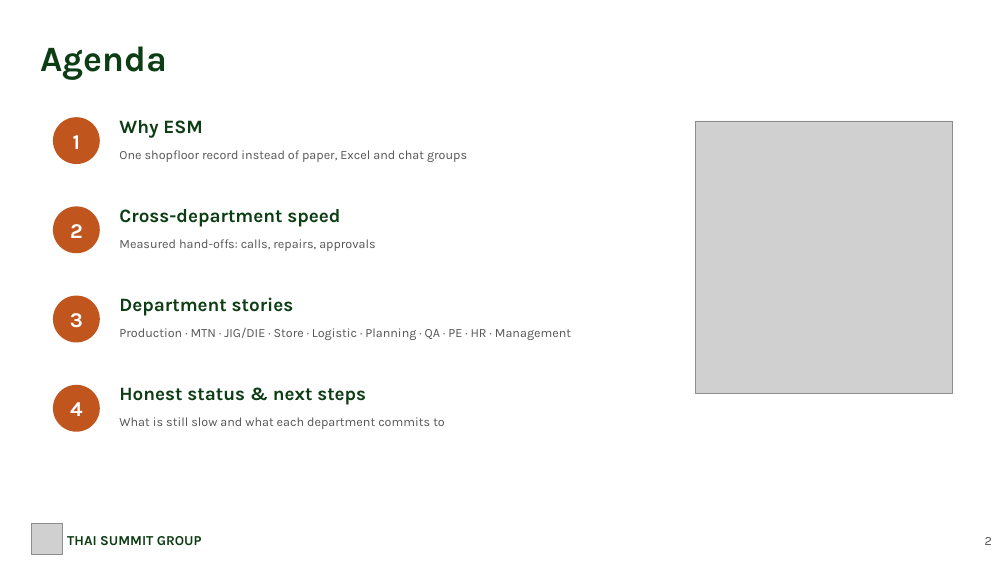
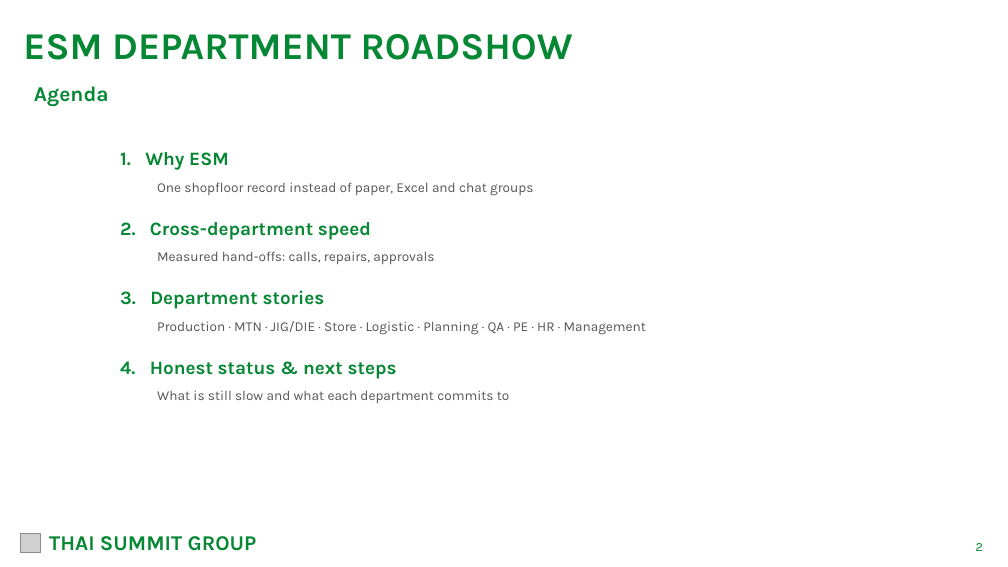
Before and after one commit to tsat4pd3-sketch/4Mmanagement, a slide deck: slide 2 of docs/meetings/TSAT_ESM_Department_Roadshow_2026-10.pptx. Drawn at 1008x567 pixels with LibreOffice and Linux fonts; fonts in the diff are those of the drawing; grey boxes stand for pictures. Boxes give left, top, right and bottom in pixels: in the first picture for what was removed or moved away, otherwise in the second. Text is boxed around its words. In the diff, an @@ line names an element or a change of style, - is before the commit and + after.

```diff
--- a/docs/meetings/TSAT_ESM_Department_Roadshow_2026-10.pptx
+++ b/docs/meetings/TSAT_ESM_Department_Roadshow_2026-10.pptx
@@ text added at (23,34,573,60), 36 pt, text #068734, bold @@
+ESM DEPARTMENT ROADSHOW
@@ text "Agenda": place and size @@
-text "Agenda" at (40,46,167,80)
+text "Agenda" at (34,86,109,106)
@@ text "Agenda" at (34,86,109,106): size 34 to 20 pt, text colour #0D3D14 to #068734; vertical alignment middle to top @@
@@ ellipse removed at (53,117,100,164) @@
@@ text removed at (73,135,80,149) @@
-1
@@ picture removed at (696,121,953,393) @@
@@ text at (120,152,229,170): text changed; text colour #0D3D14 to #068734 @@
-Why ESM
+1. Why ESM
@@ size 12 to 13 pt in 4 elements at (157,321,646,335), (157,251,434,264), (157,390,510,403), (157,182,533,196) @@
@@ text "One shopfloor record instead of ...": place and size @@
-text "One shopfloor record instead of ..." at (119,150,467,162)
+text "One shopfloor record instead of ..." at (157,182,533,196)
@@ ellipse removed at (53,206,100,253) @@
@@ text removed at (70,224,83,238) @@
-2
@@ text at (120,222,371,240): text changed; text colour #0D3D14 to #068734 @@
-Cross-department speed
+2. Cross-department speed
@@ text "Measured hand-offs: calls, repairs, approvals": place and size @@
-text "Measured hand-offs: calls, repairs, approvals" at (119,239,375,251)
+text "Measured hand-offs: calls, repairs, approvals" at (157,251,434,264)
@@ ellipse removed at (53,296,100,343) @@
@@ text at (120,290,325,309): text changed; text colour #0D3D14 to #068734 @@
-Department stories
+3. Department stories
@@ text removed at (70,313,83,328) @@
-3
@@ text "Production · MTN · JIG/DIE ...": place and size @@
-text "Production · MTN · JIG/DIE ..." at (119,328,571,340)
+text "Production · MTN · JIG/DIE ..." at (157,321,646,335)
@@ ellipse removed at (53,385,100,432) @@
@@ text at (120,361,397,379): text changed; text colour #0D3D14 to #068734 @@
-Honest status & next steps
+4. Honest status & next steps
@@ text "What is still slow and ...": place and size @@
-text "What is still slow and ..." at (119,417,445,429)
+text "What is still slow and ..." at (157,390,510,403)
@@ text removed at (70,402,83,416) @@
-4
@@ picture added at (20,533,40,553) @@
@@ picture removed at (32,523,62,555) @@
@@ text "THAI SUMMIT GROUP": place and size @@
-text "THAI SUMMIT GROUP" at (67,536,202,546)
+text "THAI SUMMIT GROUP" at (49,536,257,551)
@@ text "THAI SUMMIT GROUP" at (49,536,257,551): size 13 to 20 pt, text colour #0D3D14 to #068734 @@
@@ text "2": place and size @@
-text "2" at (985,537,992,545)
+text "2" at (976,543,983,551)
@@ text "2" at (976,543,983,551): text colour #555555 to #068734; vertical alignment middle to top @@
```
Also in this commit, not shown: 18 other slides changed, 13 other files.
